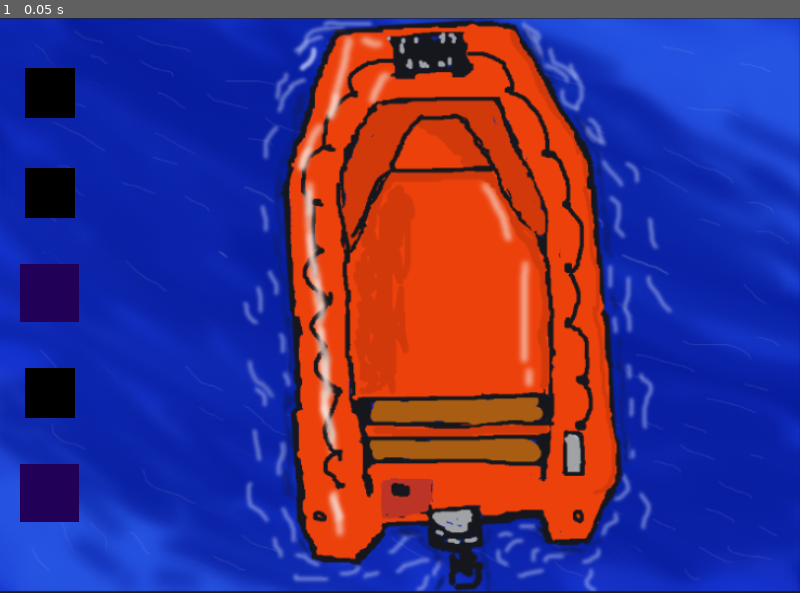
Above: before the commit, frame 1.
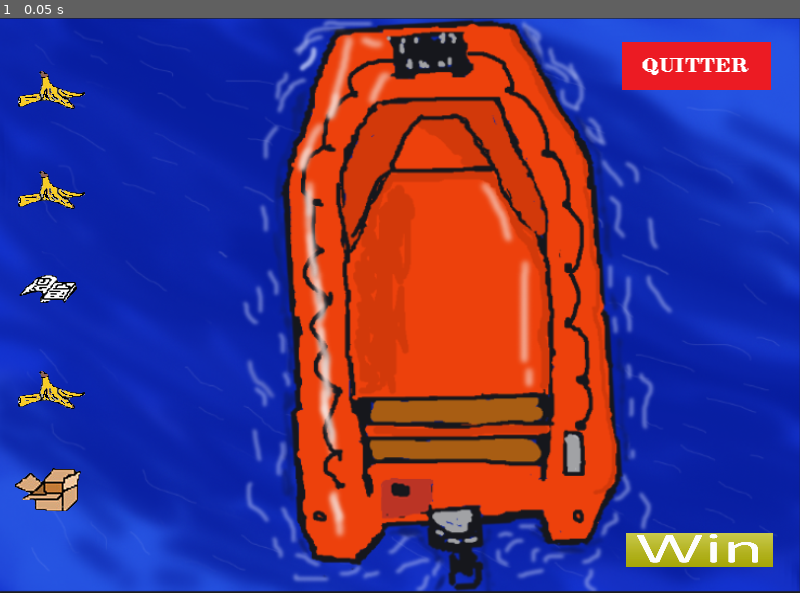
Above: after the commit, the same moment.

Repository: GabrielCadilhac/NuitInfo
Game: Godot game, scene res://Node2D.tscn
The game is run twice, just before and just after one commit, with the same random seed, the same clock (stepped at 60 frames per second) and the same inputs.
Inputs:
- Up to frame 1 (0.05 s): no input

The runs differ from the first frame. In frame 1, 5.8% of the frame differs, in the area x 1-97%, y 4-96%.

Commit message:
jeu semi-final

Diff:
--- /dev/null
+++ b/JeuxPoubelle/Area2D.gd
@@ -0,0 +1,16 @@
+extends Area2D
+
+
+# Declare member variables here. Examples:
+# var a = 2
+# var b = "text"
+
+
+# Called when the node enters the scene tree for the first time.
+func _ready():
+	pass # Replace with function body.
+
+
+# Called every frame. 'delta' is the elapsed time since the previous frame.
+#func _process(delta):
+#	pass
--- a/JeuxPoubelle/Node2D.gd
+++ b/JeuxPoubelle/Node2D.gd
@@ -10,8 +10,11 @@
 
 	var rng = RandomNumberGenerator.new()
 
-	images_path.append("icon.png")
-	images_path.append("image.png")
+	images_path.append("bouteille.png")
+	images_path.append("banane.png")
+	images_path.append("journal.png")
+	images_path.append("carton.png")
+
 
 	rng.randomize()
 	var my_random_number = rng.randf_range(0, images_path.size())
@@ -79,6 +82,19 @@
 var selectedItem4 =false
 var selectedItem5 =false
 
+var collisionItem1 = false
+var collisionItem2 = false
+var collisionItem3 = false
+var collisionItem4 = false
+var collisionItem5 = false
+
+var poubelle1 = false
+var poubelle2 = false
+var poubelle3 = false
+var poubelle4 = false
+var poubelle5 = false
+
+
 func _on_Area2D_input_event(viewport, event, shape_idx):
 
 	if Input.is_action_just_pressed("click") :
@@ -124,21 +140,83 @@
 func _input(event):
 	if event is InputEventMouseButton:
 		if event.button_index == BUTTON_LEFT and not event.pressed:
-			selectedFirstItem = false
-			selectedItem2 = false
-			selectedItem3 = false
-			selectedItem4 = false
-			selectedItem5 = false
-			if(selectedFirstItem == false):
-				$Icon.position = pos
-			if(selectedItem2 == false):
-				$Sprite.position = pos1
-			if(selectedItem3 == false):
-				$Sprite2.position = pos2
-			if(selectedItem4 == false):
-				$Sprite3.position = pos3
-			if(selectedItem5 == false):
-				$Sprite4.position = pos4
+			if(selectedFirstItem == true):
+				if(collisionItem1 or !poubelle1):
+					$Icon.position = pos
+					collisionItem1 = false
+				selectedFirstItem = false
+
+			if(selectedItem2 == true ):
+				if(collisionItem2 or !poubelle2):
+					$Sprite.position = pos1
+					collisionItem2 = false
+				selectedItem2 = false
+
+			if(selectedItem3 == true):
+				if(collisionItem3 or !poubelle3):
+					$Sprite2.position = pos2
+					collisionItem3 = false
+				selectedItem3 = false
+
+			if(selectedItem4 == true):
+				if(collisionItem4 or !poubelle4):
+					$Sprite3.position = pos3
+					collisionItem4 = false
+				selectedItem4 = false
+
+			if(selectedItem5 == true):
+				if(collisionItem5 or !poubelle5):
+					$Sprite4.position = pos4
+					collisionItem5 = false
+				selectedItem5 = false
+
 # Called every frame. 'delta' is the elapsed time since the previous frame.
 #func _process(delta):
 #	pass
+func _on_Area2D_area_entered(area):
+	if (area == $Sprite4/Area2D and selectedItem5):
+		collisionItem5 = true
+	if (area == $Sprite3/Area2D and selectedItem4):
+		collisionItem4 = true
+	if (area == $Sprite2/Area2D and selectedItem3):
+		collisionItem3 = true
+	if (area == $Sprite/Area2D and selectedItem2):
+		collisionItem2 = true
+	if (area == $Icon/Area2D and selectedFirstItem):
+		collisionItem1 = true
+
+func _on_Area2D_area_exited(area):
+	if (area == $Sprite4/Area2D and selectedItem5):
+		collisionItem5 = false
+	if (area == $Sprite3/Area2D and selectedItem4):
+		collisionItem4 = false
+	if (area == $Sprite2/Area2D and selectedItem3):
+		collisionItem3 = false
+	if (area == $Sprite/Area2D and selectedItem2):
+		collisionItem2 = false
+	if (area == $Icon/Area2D and selectedFirstItem):
+		collisionItem1 = false
+
+func _on_POUBELLE_area_entered(area):
+	if (area == $Sprite4/Area2D and selectedItem5):
+		poubelle5 = true
+	if (area == $Sprite3/Area2D and selectedItem4):
+		poubelle4 = true
+	if (area == $Sprite2/Area2D and selectedItem3):
+		poubelle3 = true
+	if (area == $Sprite/Area2D and selectedItem2):
+		poubelle2 = true
+	if (area == $Icon/Area2D and selectedFirstItem):
+		poubelle1 = true
+
+func _on_POUBELLE_area_exited(area):
+	if (area == $Sprite4/Area2D and selectedItem5):
+		poubelle5 = false
+	if (area == $Sprite3/Area2D and selectedItem4):
+		poubelle4 = false
+	if (area == $Sprite2/Area2D and selectedItem3):
+		poubelle3 = false
+	if (area == $Sprite/Area2D and selectedItem2):
+		poubelle2 = false
+	if (area == $Icon/Area2D and selectedFirstItem):
+		poubelle1 = false
--- a/JeuxPoubelle/Node2D.tscn
+++ b/JeuxPoubelle/Node2D.tscn
@@ -1,8 +1,12 @@
-[gd_scene load_steps=7 format=2]
+[gd_scene load_steps=13 format=2]
 
 [ext_resource path="res://Node2D.gd" type="Script" id=1]
 [ext_resource path="res://icon.png" type="Texture" id=2]
 [ext_resource path="res://unknown.png" type="Texture" id=3]
+[ext_resource path="res://Quitter.gd" type="Script" id=4]
+[ext_resource path="res://quitter.PNG" type="Texture" id=5]
+[ext_resource path="res://Win.gd" type="Script" id=6]
+[ext_resource path="res://win.PNG" type="Texture" id=7]
 
 [sub_resource type="CircleShape2D" id=1]
 radius = 35.0
@@ -12,6 +16,12 @@
 
 [sub_resource type="CircleShape2D" id=2]
 radius = 35.0
+
+[sub_resource type="RectangleShape2D" id=4]
+extents = Vector2( 75, 24 )
+
+[sub_resource type="RectangleShape2D" id=5]
+extents = Vector2( 337.073, 140.927 )
 
 [node name="Node2D" type="Node2D"]
 script = ExtResource( 1 )
@@ -65,8 +75,50 @@
 [node name="CollisionShape2D" type="CollisionShape2D" parent="Sprite4/Area2D"]
 shape = SubResource( 2 )
 
+[node name="Quitter" type="Sprite" parent="."]
+position = Vector2( 697, 48 )
+texture = ExtResource( 5 )
+script = ExtResource( 4 )
+
+[node name="Area2D" type="Area2D" parent="Quitter"]
+
+[node name="CollisionShape2D" type="CollisionShape2D" parent="Quitter/Area2D"]
+position = Vector2( -1, 1 )
+shape = SubResource( 4 )
+
+[node name="Win" type="Sprite" parent="."]
+position = Vector2( 699.625, 532 )
+scale = Vector2( 0.218053, 0.120629 )
+texture = ExtResource( 7 )
+script = ExtResource( 6 )
+
+[node name="Area2D" type="Area2D" parent="Win"]
+
+[node name="CollisionShape2D" type="CollisionShape2D" parent="Win/Area2D"]
+position = Vector2( -0.57373, -0.000976563 )
+shape = SubResource( 5 )
+
+[node name="POUBELLE" type="Area2D" parent="."]
+
+[node name="CollisionPolygon2D" type="CollisionPolygon2D" parent="POUBELLE"]
+polygon = PoolVector2Array( 370, 472, 339, 163, 379, 86, 495, 81, 543, 185, 547, 450 )
+
+[connection signal="area_entered" from="Icon/Area2D" to="." method="_on_Area2D_area_entered"]
+[connection signal="area_exited" from="Icon/Area2D" to="." method="_on_Area2D_area_exited"]
 [connection signal="input_event" from="Icon/Area2D" to="." method="_on_Area2D_input_event"]
+[connection signal="area_entered" from="Sprite/Area2D" to="." method="_on_Area2D_area_entered"]
+[connection signal="area_exited" from="Sprite/Area2D" to="." method="_on_Area2D_area_exited"]
 [connection signal="input_event" from="Sprite/Area2D" to="." method="_on_Area2D_input_event2"]
+[connection signal="area_entered" from="Sprite2/Area2D" to="." method="_on_Area2D_area_entered"]
+[connection signal="area_exited" from="Sprite2/Area2D" to="." method="_on_Area2D_area_exited"]
 [connection signal="input_event" from="Sprite2/Area2D" to="." method="_on_Area2D_input_event3"]
+[connection signal="area_entered" from="Sprite3/Area2D" to="." method="_on_Area2D_area_entered"]
+[connection signal="area_exited" from="Sprite3/Area2D" to="." method="_on_Area2D_area_exited"]
 [connection signal="input_event" from="Sprite3/Area2D" to="." method="_on_Area2D_input_event4"]
+[connection signal="area_entered" from="Sprite4/Area2D" to="." method="_on_Area2D_area_entered"]
+[connection signal="area_exited" from="Sprite4/Area2D" to="." method="_on_Area2D_area_exited"]
 [connection signal="input_event" from="Sprite4/Area2D" to="." method="_on_Area2D_input_event5"]
+[connection signal="input_event" from="Quitter/Area2D" to="Quitter" method="_on_Area2D_input_event"]
+[connection signal="input_event" from="Win/Area2D" to="Win" method="_on_Area2D_input_event"]
+[connection signal="area_entered" from="POUBELLE" to="." method="_on_POUBELLE_area_entered"]
+[connection signal="area_exited" from="POUBELLE" to="." method="_on_POUBELLE_area_exited"]
--- /dev/null
+++ b/JeuxPoubelle/Quitter.gd
@@ -0,0 +1,17 @@
+extends Sprite
+
+
+func _ready():
+	pass
+
+
+
+func _process(delta):
+	pass
+
+func followMouse():
+	position = get_global_mouse_position()
+
+func _on_Area2D_input_event(viewport, event, shape_idx):
+	if event is InputEventMouseButton:
+		get_tree().change_scene("res://acceuil.tscn")
--- /dev/null
+++ b/JeuxPoubelle/Win.gd
@@ -0,0 +1,15 @@
+extends Sprite
+
+
+
+func _ready():
+	pass
+func _process(delta):
+	pass
+
+func followMouse():
+	position = get_global_mouse_position()
+
+func _on_Area2D_input_event(viewport, event, shape_idx):
+	if event is InputEventMouseButton:
+		get_tree().change_scene("res://victoire.tscn")
--- /dev/null
+++ b/JeuxPoubelle/acceuil.gd
@@ -0,0 +1,17 @@
+extends Node2D
+
+
+
+func _ready():
+	pass
+
+func _process(delta):
+	pass
+
+func followMouse():
+	position = get_global_mouse_position()
+
+
+func _on_Area2D_input_event(viewport, event, shape_idx):
+	if event is InputEventMouseButton:
+		get_tree().change_scene("res://Node2D.tscn")
--- /dev/null
+++ b/JeuxPoubelle/acceuil.tscn
@@ -0,0 +1,27 @@
+[gd_scene load_steps=5 format=2]
+
+[ext_resource path="res://play1.PNG" type="Texture" id=1]
+[ext_resource path="res://unknown.png" type="Texture" id=2]
+[ext_resource path="res://acceuil.gd" type="Script" id=3]
+
+[sub_resource type="RectangleShape2D" id=1]
+extents = Vector2( 62, 17 )
+
+[node name="acceuil" type="Node2D"]
+script = ExtResource( 3 )
+
+[node name="Unknown" type="Sprite" parent="."]
+position = Vector2( 404.5, 290.75 )
+scale = Vector2( 1.07875, 1.04087 )
+texture = ExtResource( 2 )
+
+[node name="Play1" type="Sprite" parent="."]
+position = Vector2( 133, 475 )
+texture = ExtResource( 1 )
+
+[node name="Area2D" type="Area2D" parent="Play1"]
+
+[node name="CollisionShape2D" type="CollisionShape2D" parent="Play1/Area2D"]
+shape = SubResource( 1 )
+
+[connection signal="input_event" from="Play1/Area2D" to="." method="_on_Area2D_input_event"]
--- a/JeuxPoubelle/project.godot
+++ b/JeuxPoubelle/project.godot
@@ -18,6 +18,7 @@
 
 window/size/width=800
 window/size/height=575
+window/size/resizable=false
 
 [input]
 
--- /dev/null
+++ b/JeuxPoubelle/victoire.gd
@@ -0,0 +1,19 @@
+extends Node2D
+
+
+
+func _ready():
+	pass
+
+
+
+func _process(delta):
+	pass
+
+func followMouse():
+	position = get_global_mouse_position()
+
+
+func _on_Area2D_input_event(viewport, event, shape_idx):
+	if event is InputEventMouseButton:
+		get_tree().change_scene("res://Node2D.tscn")
--- /dev/null
+++ b/JeuxPoubelle/victoire.tscn
@@ -0,0 +1,65 @@
+[gd_scene load_steps=11 format=2]
+
+[ext_resource path="res://arriereplan1.png" type="Texture" id=1]
+[ext_resource path="res://Capture.PNG" type="Texture" id=2]
+[ext_resource path="res://Congratulation.PNG" type="Texture" id=3]
+[ext_resource path="res://victoire.gd" type="Script" id=4]
+[ext_resource path="res://message.PNG" type="Texture" id=5]
+[ext_resource path="res://continuer.PNG" type="Texture" id=6]
+[ext_resource path="res://Quitter.gd" type="Script" id=7]
+[ext_resource path="res://quitter.PNG" type="Texture" id=8]
+
+[sub_resource type="RectangleShape2D" id=2]
+extents = Vector2( 74.2077, 24 )
+
+[sub_resource type="RectangleShape2D" id=1]
+extents = Vector2( 177.23, 64.5128 )
+
+[node name="victoire" type="Node2D"]
+script = ExtResource( 4 )
+
+[node name="Arriereplan1" type="Sprite" parent="."]
+position = Vector2( 397.25, 292.25 )
+scale = Vector2( 1.06458, 1.05856 )
+texture = ExtResource( 1 )
+
+[node name="fenetre" type="Sprite" parent="."]
+position = Vector2( 385, 281 )
+scale = Vector2( 0.717966, 1 )
+texture = ExtResource( 2 )
+
+[node name="Congratulation" type="Sprite" parent="."]
+position = Vector2( 390, 150 )
+texture = ExtResource( 3 )
+
+[node name="Message" type="Sprite" parent="."]
+position = Vector2( 258, 303 )
+scale = Vector2( 1.17537, 1.46111 )
+texture = ExtResource( 5 )
+
+[node name="Quitter" type="Sprite" parent="."]
+position = Vector2( 385, 412 )
+scale = Vector2( 0.835493, 1 )
+texture = ExtResource( 8 )
+script = ExtResource( 7 )
+
+[node name="Area2D" type="Area2D" parent="Quitter"]
+
+[node name="CollisionShape2D" type="CollisionShape2D" parent="Quitter/Area2D"]
+scale = Vector2( 1, 1 )
+shape = SubResource( 2 )
+
+[node name="Continuer" type="Sprite" parent="."]
+position = Vector2( 537, 292.5 )
+scale = Vector2( 0.516279, 0.79054 )
+texture = ExtResource( 6 )
+
+[node name="Area2D" type="Area2D" parent="Continuer"]
+
+[node name="CollisionShape2D" type="CollisionShape2D" parent="Continuer/Area2D"]
+position = Vector2( 2.90552, 1.89749 )
+scale = Vector2( 1, 1 )
+shape = SubResource( 1 )
+
+[connection signal="input_event" from="Quitter/Area2D" to="Quitter" method="_on_Area2D_input_event"]
+[connection signal="input_event" from="Continuer/Area2D" to="." method="_on_Area2D_input_event"]
Binary file added: JeuxPoubelle/Capture.PNG
Not shown, added: JeuxPoubelle/Capture.PNG.import
Binary file added: JeuxPoubelle/Congratulation.PNG
Not shown, added: JeuxPoubelle/Congratulation.PNG.import
Binary file added: JeuxPoubelle/arriereplan1.png
Not shown, added: JeuxPoubelle/arriereplan1.png.import
Binary file added: JeuxPoubelle/banane.png
Not shown, added: JeuxPoubelle/banane.png.import
Binary file added: JeuxPoubelle/bouteille.png
Not shown, added: JeuxPoubelle/bouteille.png.import
Binary file added: JeuxPoubelle/carton.png
Not shown, added: JeuxPoubelle/carton.png.import
(and 14 more such lines)
